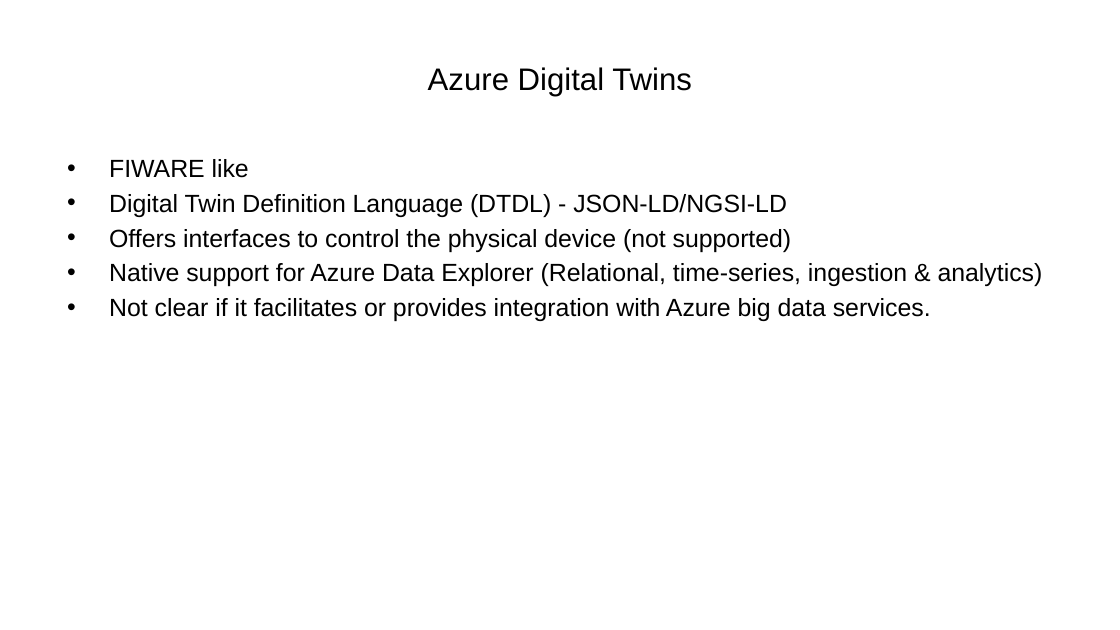
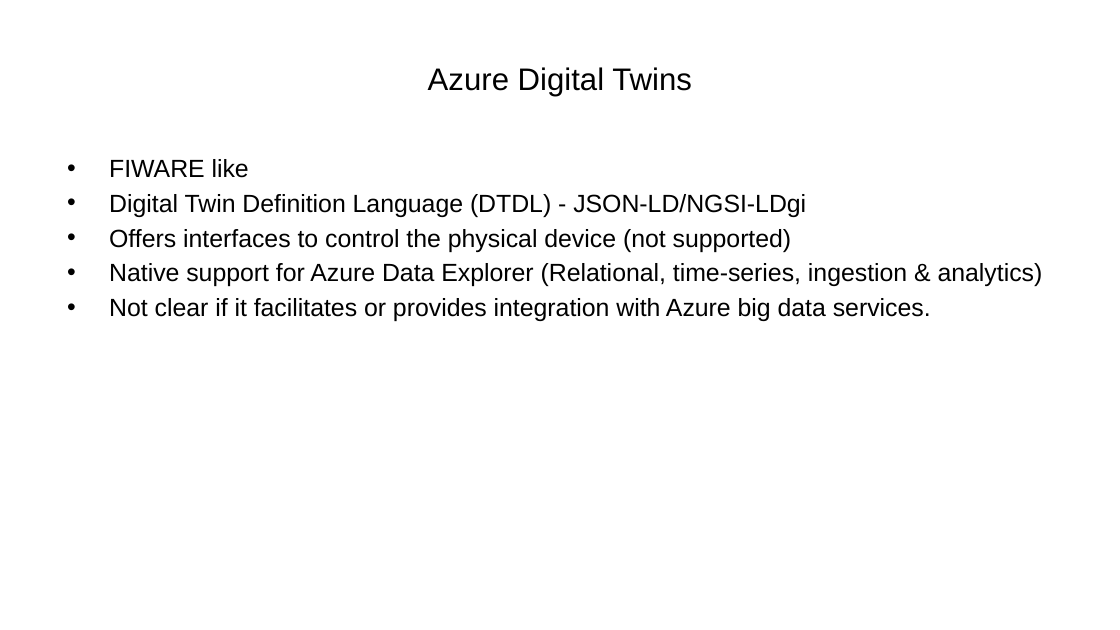
Before and after one commit to ManuelePasini/slides-markdown, a slide deck: slide 9 of digital_twins.pptx. Drawn at 1120x630 pixels with LibreOffice and Linux fonts; fonts in the diff are those of the drawing. Boxes give left, top, right and bottom in pixels: in the first picture for what was removed or moved away, otherwise in the second. Text is boxed around its words. In the diff, an @@ line names an element or a change of style, - is before the commit and + after.

```diff
--- a/digital_twins.pptx
+++ b/digital_twins.pptx
@@ text at [109, 194, 806, 217]: text changed @@
-• Digital Twin Definition Language (DTDL) - JSON-LD/NGSI-LD
+• Digital Twin Definition Language (DTDL) - JSON-LD/NGSI-LDgi
```
Also in this commit, not shown: 1 other slide changed, 5 other files.
